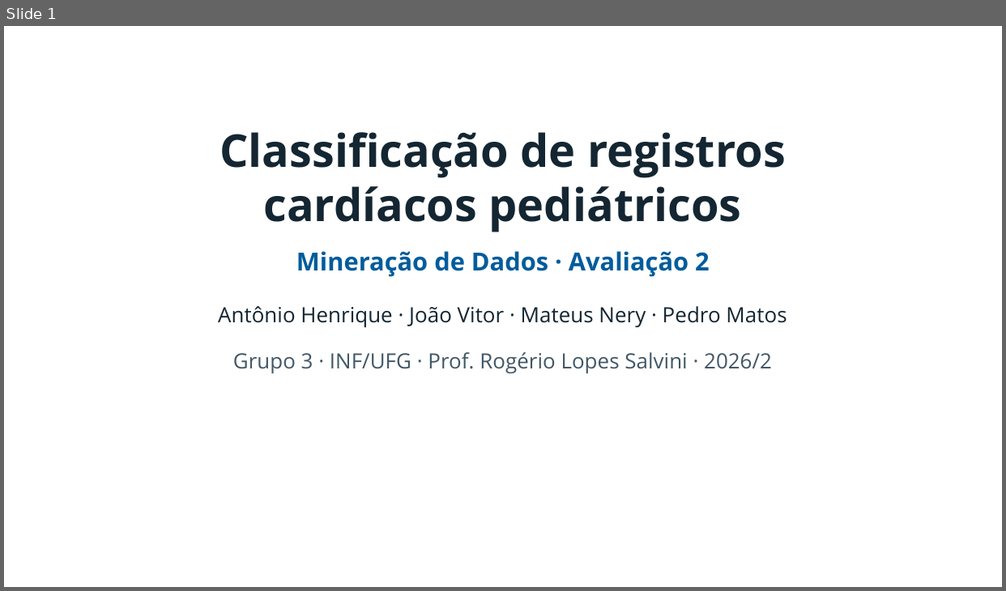
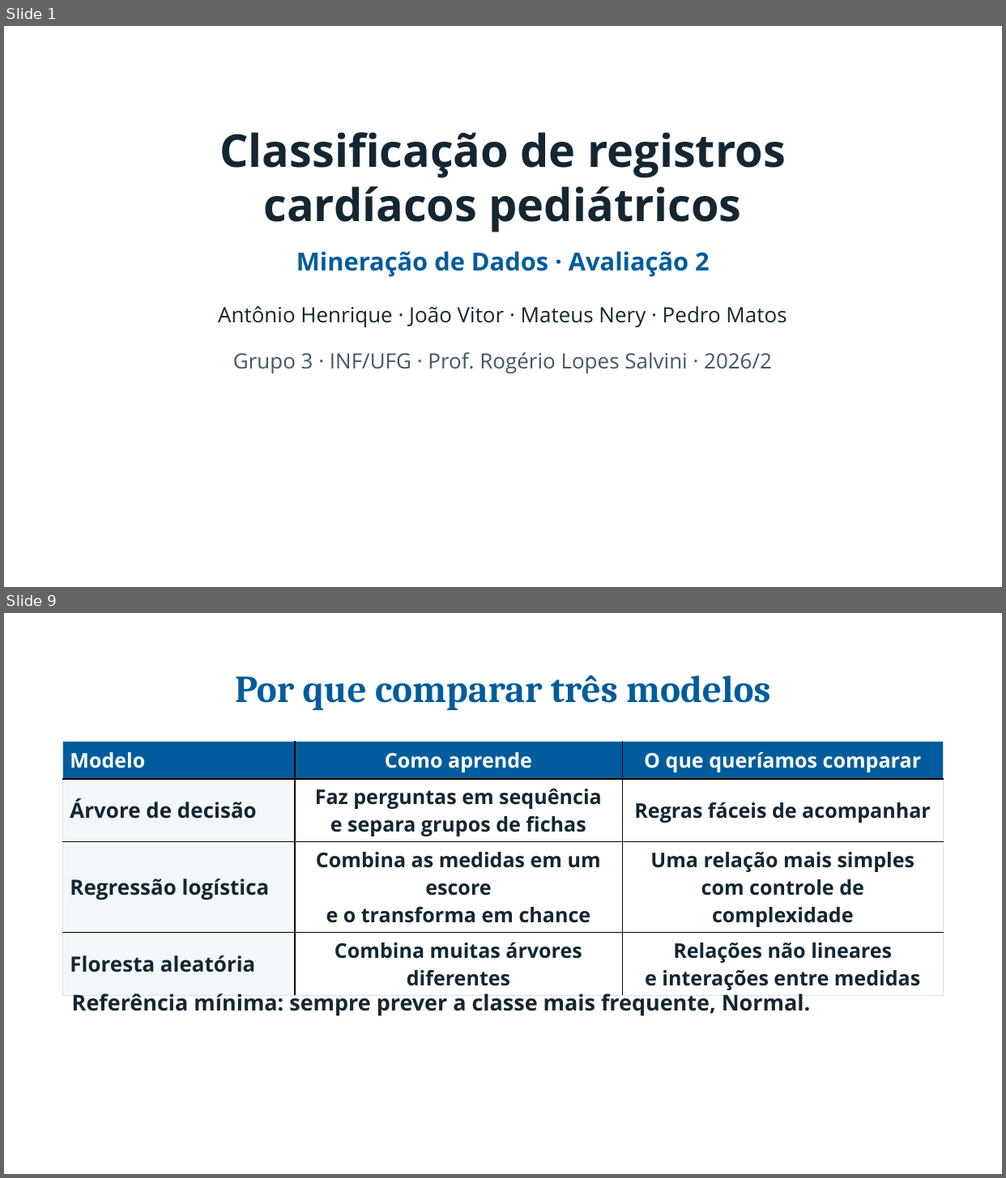
Before and after one commit to pedroafm06/Data-Mining, a slide deck: presentation/a2_inf/output/Apresentacao_A2_INF.pptx. Shown one above the other, each under a label of ours: slide 1 before the commit, slides 1 and 9 after it; the slides between them are not shown. The pictures are 1006x591 and 1006x1178 pixels, drawn with LibreOffice and Linux fonts; fonts in the diff are those of the drawing; background and template pictures are left out. Boxes give left, top, right and bottom in pixels: in the first picture for what was removed or moved away, otherwise in the second. Text is boxed around its words. In the diff, an @@ line names an element or a change of style, - is before the commit and + after.

```diff
--- a/presentation/a2_inf/output/Apresentacao_A2_INF.pptx
+++ b/presentation/a2_inf/output/Apresentacao_A2_INF.pptx
@@ slide 9 added at bbox=[4, 613, 1002, 1174], background picture (left out) @@
@@ text added at bbox=[235, 675, 770, 710], 36.8 pt, text #005C9C, bold @@
+Por que comparar três modelos
@@ table added at bbox=[62, 742, 944, 994], 4 rows, 3 columns @@
+Modelo | Como aprende | O que queríamos comparar
+Árvore de decisão | Faz perguntas em sequência / e separa grupos de fichas | Regras fáceis de acompanhar
+Regressão logística | Combina as medidas em um escore / e o transforma em chance | Uma relação mais simples / com controle de complexidade
+Floresta aleatória | Combina muitas árvores diferentes | Relações não lineares / e interações entre medidas
@@ text added at bbox=[72, 990, 810, 1016], 21 pt, text #142632, bold @@
+Referência mínima: sempre prever a classe mais frequente, Normal.
@@ text added at bbox=[37, 1127, 185, 1155], 15.8 pt, text #FFFFFF, italic @@
+09 / 22
```
Also in this commit, not shown: 4 other slides changed, 16 other slides added, 11 slides removed, 11 other files.
